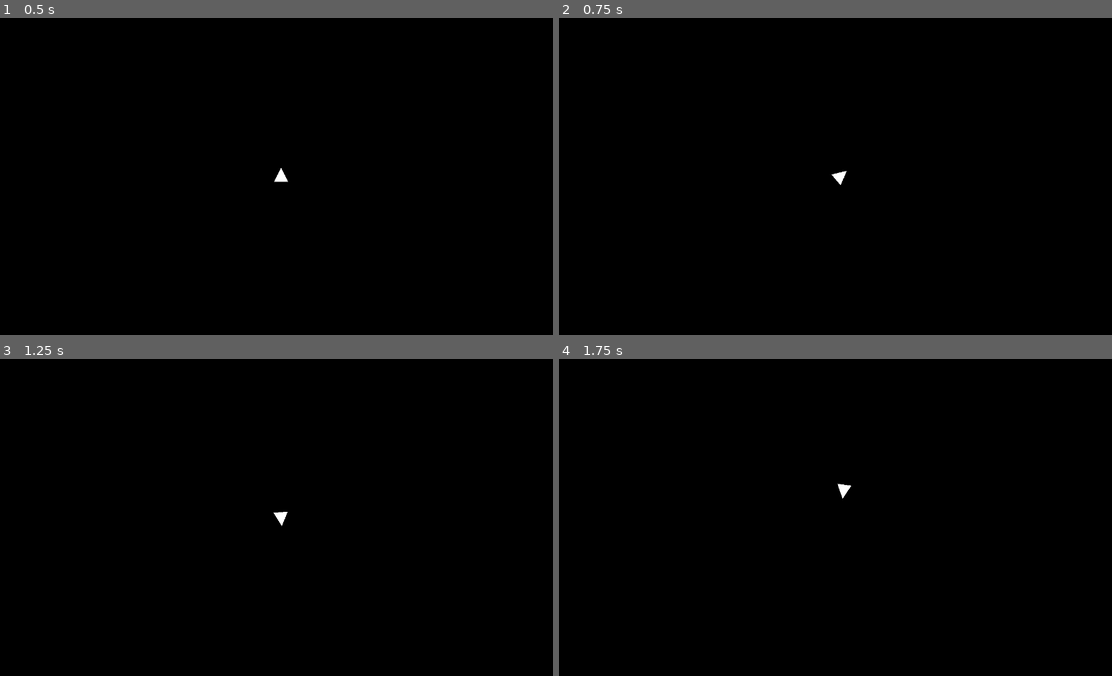
Above: before the commit, frames 1-4 (two rows, left to right).
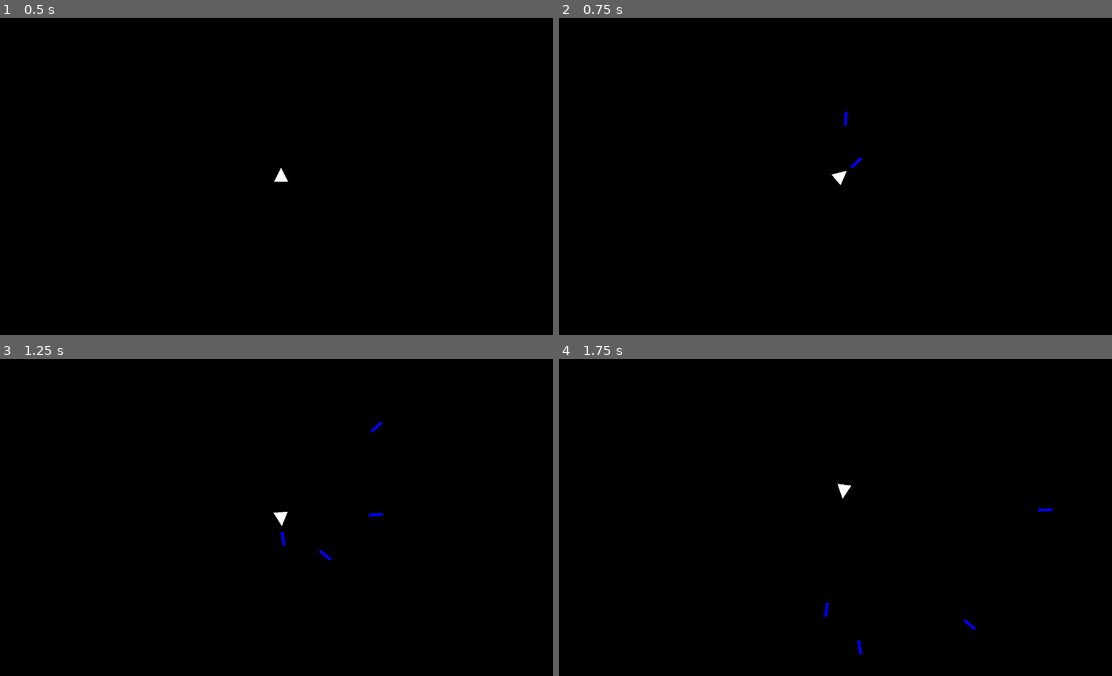
Above: after the commit, the same moments.

Repository: jbuehler23/blorg
Game: Godot game, scene res://scenes/game.tscn
Same seed, same stepped clock (60 frames per second), same inputs: the game is played once before the commit and once after it. Before the commit the project starts from res://scenes/test_level.tscn.
Inputs:
- Up to frame 1 (0.5 s): no input
- Up to frame 2 (0.75 s): tap Enter at 0.5 s; hold D (rotate_right) from 0.53 s (still down); hold Space (shoot) from 0.53 s (still down)
- Up to frame 3 (1.25 s): keep holding D (rotate_right); keep holding Space (shoot)
- Up to frame 4 (1.75 s): release D (rotate_right) at 1.28 s; release Space (shoot) at 1.28 s; hold S (backward) from 1.28 s (still down); tap Space (shoot) at 1.35 s

Frame 1 is identical in both runs. In frame 2, less than 0.1% of the frame differs, in the area x 51-55%, y 29-48%; in frame 3, 0.1%; in frame 4, 0.1%, in the area x 47-90%, y 47-94%.

Commit message:
feat: add basic flight, and laser - press space to fire

Diff:
--- a/project.godot
+++ b/project.godot
@@ -11,7 +11,7 @@
 [application]
 
 config/name="blorg"
-run/main_scene="res://scenes/test_level.tscn"
+run/main_scene="res://scenes/game.tscn"
 config/features=PackedStringArray("4.3", "Forward Plus")
 config/icon="res://icon.svg"
 
@@ -48,6 +48,13 @@
 ]
 }
 
+[layer_names]
+
+2d_physics/layer_1="world"
+2d_physics/layer_2="player"
+2d_physics/layer_3="asteroid"
+2d_physics/layer_4="projectile"
+
 [rendering]
 
 environment/defaults/default_clear_color=Color(0, 0, 0, 1)
--- /dev/null
+++ b/scenes/game.gd
@@ -0,0 +1,16 @@
+extends Node2D
+
+@onready var lasers: Node = $Lasers
+@onready var player: CharacterBody2D = $Player
+
+# Called when the node enters the scene tree for the first time.
+func _ready() -> void:
+	player.connect("laser_shot", _on_player_laser_shot)
+
+
+func _on_player_laser_shot(laser):
+	lasers.add_child(laser)
+
+# Called every frame. 'delta' is the elapsed time since the previous frame.
+func _process(delta: float) -> void:
+	pass
--- /dev/null
+++ b/scenes/game.tscn
@@ -0,0 +1,13 @@
+[gd_scene load_steps=3 format=3 uid="uid://btuoglk8nccmo"]
+
+[ext_resource type="PackedScene" uid="uid://df0x0v6cnu5vv" path="res://scenes/player/player.tscn" id="1_5235u"]
+[ext_resource type="Script" path="res://scenes/game.gd" id="1_uqqga"]
+
+[node name="Game" type="Node2D"]
+script = ExtResource("1_uqqga")
+
+[node name="Player" parent="." instance=ExtResource("1_5235u")]
+position = Vector2(640, 360)
+scale = Vector2(0.5, 0.5)
+
+[node name="Lasers" type="Node" parent="."]
--- /dev/null
+++ b/scenes/laser/laser.tscn
@@ -0,0 +1,27 @@
+[gd_scene load_steps=3 format=3 uid="uid://bov58kwrig3yg"]
+
+[ext_resource type="Script" path="res://scripts/laser.gd" id="1_3a3ko"]
+
+[sub_resource type="RectangleShape2D" id="RectangleShape2D_gtjh1"]
+size = Vector2(6, 32)
+
+[node name="Laser" type="Area2D"]
+position = Vector2(-3, 0)
+collision_layer = 8
+collision_mask = 5
+script = ExtResource("1_3a3ko")
+
+[node name="Polygon2D" type="Polygon2D" parent="."]
+scale = Vector2(0.8, 0.5)
+color = Color(0, 0, 1, 1)
+polygon = PackedVector2Array(0, 0, 8, 0, 8, -64, 0, -64)
+
+[node name="CollisionShape2D" type="CollisionShape2D" parent="."]
+position = Vector2(3, -16)
+shape = SubResource("RectangleShape2D_gtjh1")
+
+[node name="VisibleOnScreenNotifier2D" type="VisibleOnScreenNotifier2D" parent="."]
+position = Vector2(3, -16)
+scale = Vector2(0.3, 1.1)
+
+[connection signal="screen_exited" from="VisibleOnScreenNotifier2D" to="." method="_on_visible_on_screen_notifier_2d_screen_exited"]
--- a/scenes/player/player.tscn
+++ b/scenes/player/player.tscn
@@ -6,6 +6,8 @@
 radius = 24.0
 
 [node name="Player" type="CharacterBody2D"]
+collision_layer = 2
+collision_mask = 5
 script = ExtResource("1_tn02d")
 
 [node name="Ship" type="Polygon2D" parent="."]
@@ -14,3 +16,6 @@
 
 [node name="CollisionShape2D" type="CollisionShape2D" parent="."]
 shape = SubResource("CircleShape2D_t5kw2")
+
+[node name="Muzzle" type="Node2D" parent="."]
+position = Vector2(0, -48)
--- a/scenes/test_level.tscn
+++ /dev/null
@@ -1,9 +0,0 @@
-[gd_scene load_steps=2 format=3 uid="uid://btuoglk8nccmo"]
-
-[ext_resource type="PackedScene" uid="uid://df0x0v6cnu5vv" path="res://scenes/player/player.tscn" id="1_wmaff"]
-
-[node name="TestLevel" type="Node2D"]
-
-[node name="Player" parent="." instance=ExtResource("1_wmaff")]
-position = Vector2(640, 360)
-scale = Vector2(0.5, 0.5)
--- /dev/null
+++ b/scripts/laser.gd
@@ -0,0 +1,13 @@
+extends Area2D
+
+@export var projectile_speed := 500.0
+var movement_vector := Vector2(0, -1)
+
+# Called every frame. 'delta' is the elapsed time since the previous frame.
+func _process(delta: float) -> void:
+	global_position += movement_vector.rotated(rotation) * projectile_speed * delta
+
+
+
+func _on_visible_on_screen_notifier_2d_screen_exited() -> void:
+	queue_free()
--- a/scripts/player.gd
+++ b/scripts/player.gd
@@ -1,10 +1,26 @@
 extends CharacterBody2D
 
+signal laser_shot(laser)
 
 @export var acceleration := 10.0
 @export var max_speed := 350.0
 @export var rotation_speed := 250.0
+@export var rate_of_fire := 0.15
 
+@onready var muzzle: Node2D = $Muzzle
+
+
+var laser_scene = preload("res://scenes/laser/laser.tscn")
+
+var shoot_cd = false
+
+func _process(delta: float) -> void:
+	if Input.is_action_pressed("shoot"):
+		if not shoot_cd:
+			shoot_cd = true
+			shoot_laser()
+			await get_tree().create_timer(rate_of_fire).timeout
+			shoot_cd = false
 
 func _physics_process(delta: float) -> void:
 	var direction := Vector2(0, Input.get_axis("forward", "backward"))
@@ -33,3 +49,9 @@
 		global_position.x = screen_size.x
 	elif global_position.x > screen_size.x:
 		global_position.x = 0
+
+func shoot_laser():
+	var l = laser_scene.instantiate()
+	l.global_position = muzzle.global_position
+	l.rotation = rotation
+	emit_signal("laser_shot", l)
